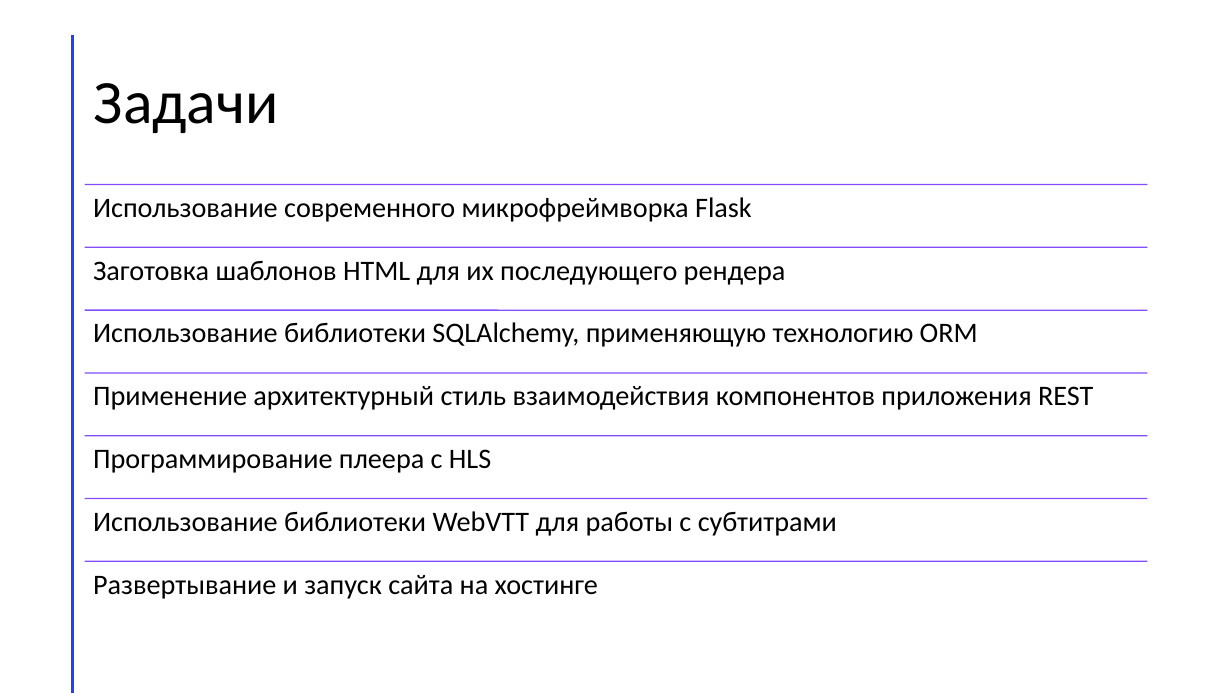
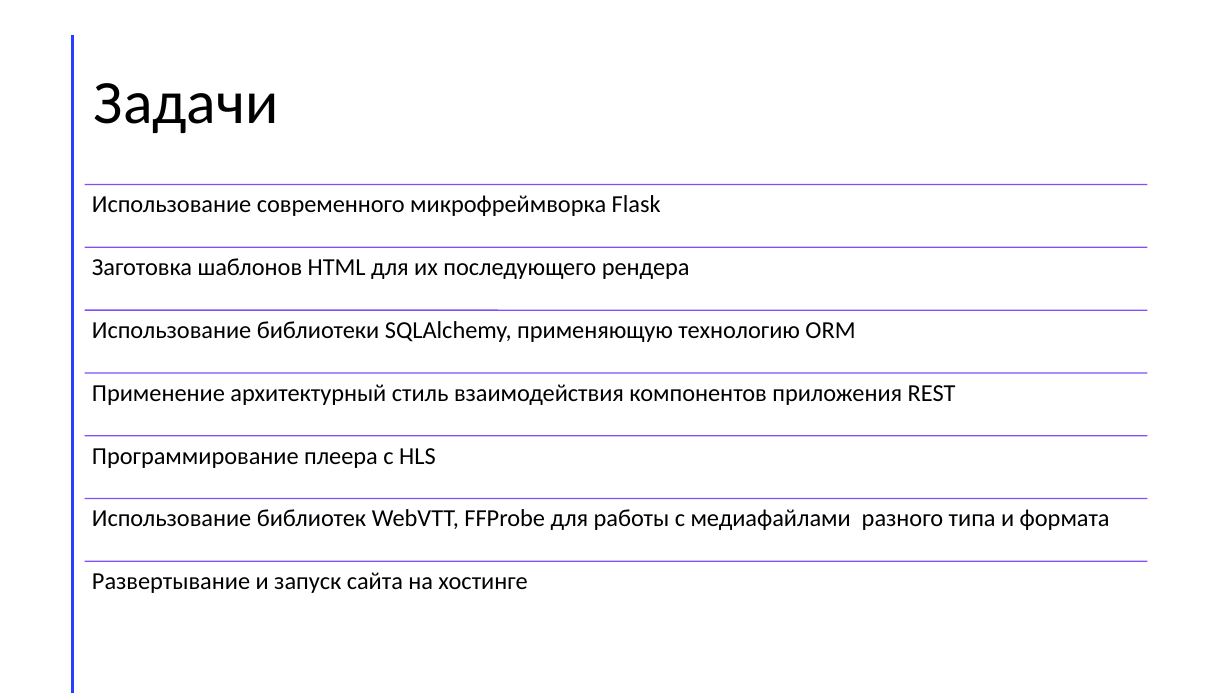
Before and after one commit to AlexSavelev/MoviePoint, a slide deck: slide 4 of presentation/Presentation.pptx. Drawn at 1232x693 pixels with LibreOffice and Linux fonts; fonts in the diff are those of the drawing. Boxes give left, top, right and bottom in pixels: in the first picture for what was removed or moved away, otherwise in the second. Text is boxed around its words. In the diff, an @@ line names an element or a change of style, - is before the commit and + after.

Commit message:
update Presentation

```diff
--- a/presentation/Presentation.pptx
+++ b/presentation/Presentation.pptx
@@ text at [92,509,1110,530]: text changed; size 22 to 19 pt @@
-Использование библиотеки WebVTT для работы с субтитрами
+Использование библиотек WebVTT, FFProbe для работы с медиафайлами разного типа и формата
@@ size 22 to 19 pt; less space between paragraphs in 6 elements at [92,195,661,216], [92,258,690,279], [92,321,855,342], [92,384,956,405], [92,448,436,468], [92,572,527,593] @@
```
Also in this commit, not shown: 1 other slide changed.
